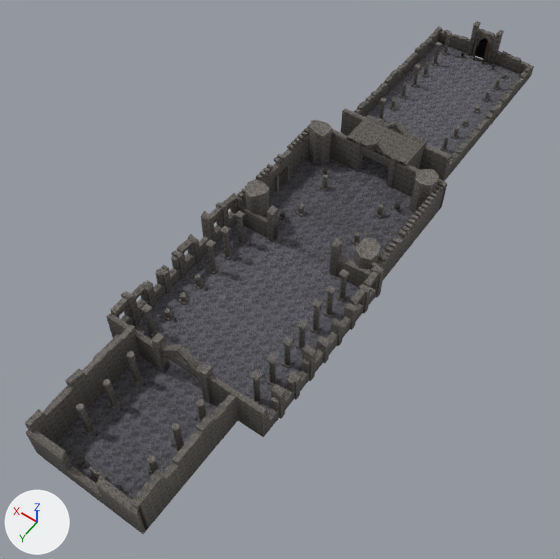
An edit to the glTF model Asset/Models/GameObject/Stage/RuinedRoad/RuinedRoad.gltf, drawn before and after from the same camera.
Rendered twice from a 50 mm lens placed at (-71.8, 203.0, 158.3), pointed at (2.2, 99.5, -4.4). The axes (+X, +Y, +Z) are drawn at lower left. The lights are the same throughout. The older version comes first. Vertices at exactly the same position are counted once.

The first picture shows 'RuinedRoad'.
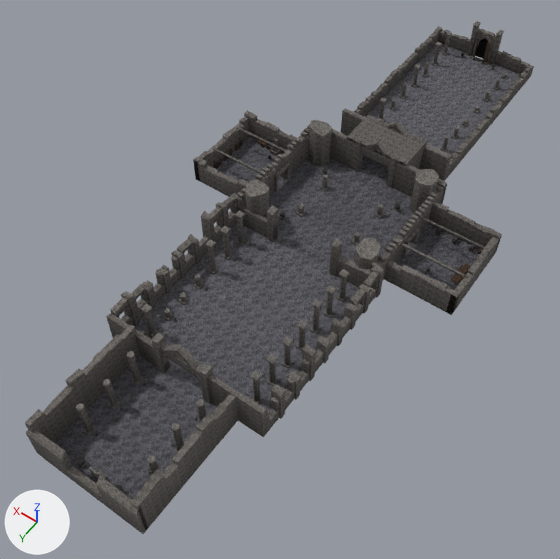
The change in detail:
me_ruinedroad is used by ob_ruinedroad; location (0.0, 0.0, 0.0).
me_ruinedroad had 22083 vertices, 33040 faces and spanned x -23.0..23.0, y -14.0..173.0, z 0.0..15.0.
me_ruinedroad now has 25991 vertices, 38950 faces and spans x -41.0..41.0, y -14.0..173.0, z 0.0..15.0.
me_ruinedroad part 1: a new loose piece, a box spanning x -33.6..-31.6, y 63.0..65.0, z -0.17..0.03, in mat_pavement.
me_ruinedroad part 2: a new loose piece, a box spanning x -29.6..-27.6, y 63.0..65.0, z -0.17..0.03, in mat_pavement.
me_ruinedroad part 3: a new loose piece, a box spanning x -37.6..-35.6, y 65.0..67.0, z -0.16..0.04, in mat_pavement.
me_ruinedroad part 4: a new loose piece, a box spanning x -35.6..-33.6, y 65.0..67.0, z -0.17..0.03, in mat_pavement.
me_ruinedroad part 5: a new loose piece, a box spanning x -33.6..-31.6, y 65.0..67.0, z -0.18..0.02, in mat_pavement.
me_ruinedroad part 6: a new loose piece, a box spanning x -31.6..-29.6, y 65.0..67.0, z -0.17..0.03, in mat_pavement.
me_ruinedroad part 7: a new loose piece, a box spanning x -29.6..-27.6, y 65.0..67.0, z -0.17..0.03, in mat_pavement.
me_ruinedroad part 8: a new loose piece, a box spanning x -27.6..-25.6, y 65.0..67.0, z -0.17..0.03, in mat_pavement.
me_ruinedroad part 9: a new loose piece, a box spanning x -25.6..-23.6, y 65.0..67.0, z -0.18..0.02, in mat_pavement.
me_ruinedroad part 10: a new loose piece, a box spanning x -23.6..-21.6, y 65.0..67.0, z -0.17..0.03, in mat_pavement.
me_ruinedroad part 11: a new loose piece, a box spanning x -37.6..-35.6, y 67.0..69.0, z -0.17..0.03, in mat_pavement.
me_ruinedroad part 12: a new loose piece, a box spanning x -35.6..-33.6, y 67.0..69.0, z -0.17..0.03, in mat_pavement.
me_ruinedroad part 13: a new loose piece, a box spanning x -33.6..-31.6, y 67.0..69.0, z -0.18..0.02, in mat_pavement.
me_ruinedroad part 14: a new loose piece, a box spanning x -31.6..-29.6, y 67.0..69.0, z -0.17..0.03, in mat_pavement.
me_ruinedroad part 15: a new loose piece, a box spanning x -29.6..-27.6, y 67.0..69.0, z -0.17..0.03, in mat_pavement.
me_ruinedroad part 16: a new loose piece, a box spanning x -27.6..-25.6, y 67.0..69.0, z -0.17..0.03, in mat_pavement.
me_ruinedroad part 17: a new loose piece, a box spanning x -25.6..-23.6, y 67.0..69.0, z -0.18..0.02, in mat_pavement.
me_ruinedroad part 18: 4 vertices moved from x 20.0..22.0, y 74.0..86.0, z 9.0 to x 20.0..22.0, y 74.0..88.0, z 9.0; 19 vertices removed from x 20.0..22.0, y 72.0..86.0, z 0.0..9.0; 1958 vertices added at x 19.0..41.0, y 61.0..88.0, z 0.0..9.0.
me_ruinedroad part 19: 5 vertices moved from x -22.0..-20.0, y 61.0..74.0, z 8.0..10.0 to x -22.0..-20.0, y 61.0..72.0, z 8.0..10.0; 29 vertices removed from x -22.0..-20.0, y 60.0..86.0, z 0.0..10.0; 1766 vertices added at x -41.0..-19.0, y 61.0..88.0, z 0.0..9.0.
me_ruinedroad part 20: 24 kept faces spanning x -22.0..22.0, y 68.0..92.0, z 0.0..9.0 get new texture (UV) coordinates.
Other edits to the shape of me_ruinedroad do not show in these pictures.

Where the change shows, as pixel boxes [x1, y1, x2, y2] in the pictures (560 x 559 px):
part 1 of me_ruinedroad, added: after [458, 240, 467, 248]
part 2 of me_ruinedroad, added: after [445, 234, 454, 241]
part 3 of me_ruinedroad, added: after [468, 252, 478, 259]
part 4 of me_ruinedroad, added: after [461, 248, 471, 256]
part 5 of me_ruinedroad, added: after [455, 245, 464, 252]
part 6 of me_ruinedroad, added: after [448, 242, 457, 249]
part 7 of me_ruinedroad, added: after [441, 238, 451, 246]
part 8 of me_ruinedroad, added: after [434, 235, 444, 242]
part 9 of me_ruinedroad, added: after [428, 232, 437, 239]
part 10 of me_ruinedroad, added: after [421, 229, 431, 236]
part 11 of me_ruinedroad, added: after [464, 256, 474, 264]
part 12 of me_ruinedroad, added: after [458, 253, 467, 260]
part 13 of me_ruinedroad, added: after [451, 249, 461, 257]
part 14 of me_ruinedroad, added: after [444, 246, 454, 254]
part 15 of me_ruinedroad, added: after [438, 243, 447, 250]
part 16 of me_ruinedroad, added: after [431, 240, 441, 247]
part 17 of me_ruinedroad, added: after [424, 236, 434, 244]
part 18 of me_ruinedroad, built on: before [242, 156, 293, 207]; after [193, 110, 296, 207]
part 19 of me_ruinedroad, built on: before [371, 189, 440, 280]; after [371, 192, 502, 315]
part 20 of me_ruinedroad, surface changed: [238, 165, 423, 234] in both
